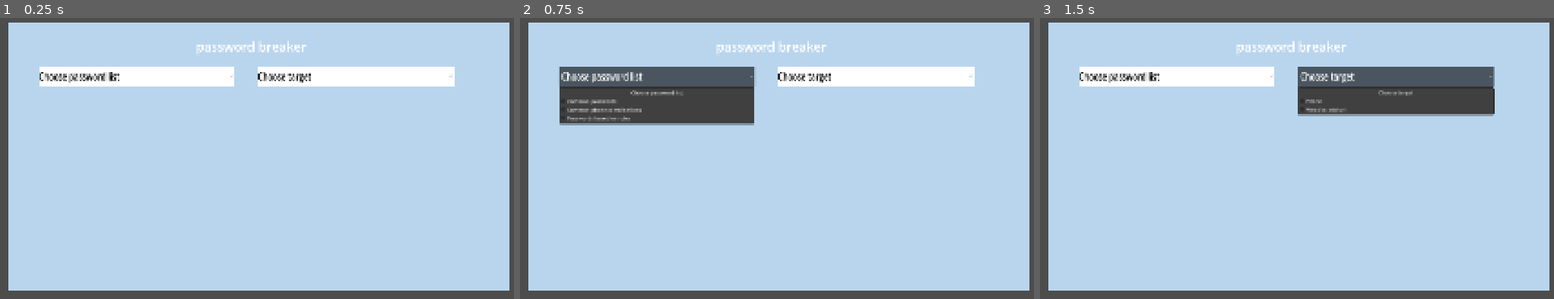
Above: before the commit, frames 1-3 (left to right).
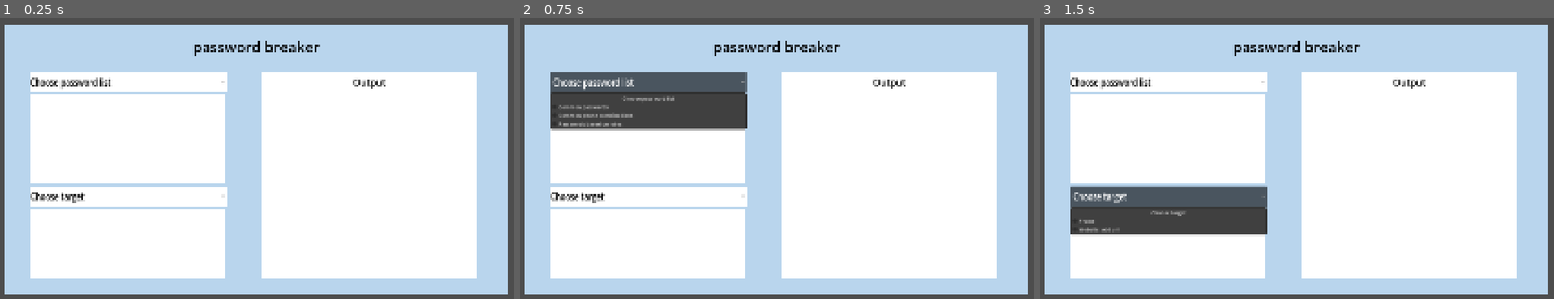
Above: after the commit, the same moments.

Repository: sandre-to/bachelor2026-frontend
Game: Godot game, scene res://assets/tools/password_breaker/web_exploit.tscn
Two runs of this game, one before a commit and one after it. Both use one fixed random seed, a clock stepped at 60 frames per second and the inputs below. This scene is started directly instead of the project's main scene.
Inputs:
- Up to frame 1 (0.25 s): no input
- Up to frame 2 (0.75 s): click "Choose password list" at 0.5 s
- Up to frame 3 (1.5 s): click "Choose target" at 1.25 s

The runs differ from the first frame. In frame 1, 60% of the frame differs, in the area x 0-100%, y 1-99%; in frame 2, 57%; in frame 3, 62%.

Commit message:
la til passord eksempler

Diff:
--- /dev/null
+++ b/assets/tools/password_breaker/web_exploit.gd
@@ -0,0 +1,24 @@
+extends Tool
+class_name WebExploit
+
+@onready var list: Panel = $Panel/List
+@onready var passwords: RichTextLabel = %Passwords
+
+func _ready() -> void:
+	pass
+
+func _load_password_list(path: String) -> void:
+	var file = FileAccess.open(path, FileAccess.READ)
+	var content = file.get_as_text()
+	passwords.text = content
+
+func _on_password_list_menu_item_selected(index: int) -> void:
+	match index:
+		1:
+			_load_password_list("res://assets/tools/password_breaker/liste1test.txt")
+		2:
+			_load_password_list("res://assets/tools/password_breaker/liste3.txt")
+		3:
+			_load_password_list("res://assets/tools/password_breaker/liste2.txt")
+		_:
+			list.show()
--- a/assets/tools/password_breaker/web_exploit.tscn
+++ b/assets/tools/password_breaker/web_exploit.tscn
@@ -1,4 +1,6 @@
 [gd_scene format=3 uid="uid://f4vf50j17767"]
+
+[ext_resource type="Script" uid="uid://cq2sao1pklmri" path="res://assets/tools/password_breaker/web_exploit.gd" id="1_egofj"]
 
 [sub_resource type="StyleBoxFlat" id="StyleBoxFlat_a1jsy"]
 bg_color = Color(0.7254, 0.83452, 0.93, 1)
@@ -12,6 +14,19 @@
 [sub_resource type="StyleBoxFlat" id="StyleBoxFlat_524in"]
 bg_color = Color(0.8463, 0.8919517, 0.91, 1)
 
+[sub_resource type="StyleBoxFlat" id="StyleBoxFlat_iqg5b"]
+bg_color = Color(1, 1, 1, 1)
+
+[sub_resource type="LabelSettings" id="LabelSettings_cjvjx"]
+font_size = 30
+font_color = Color(0, 0, 0, 1)
+
+[sub_resource type="StyleBoxFlat" id="StyleBoxFlat_cjvjx"]
+bg_color = Color(1, 1, 1, 1)
+
+[sub_resource type="StyleBoxFlat" id="StyleBoxFlat_u3kj1"]
+bg_color = Color(1, 1, 1, 1)
+
 [node name="WebExploit" type="Control" unique_id=375065791]
 layout_mode = 3
 anchors_preset = 15
@@ -19,18 +34,7 @@
 anchor_bottom = 1.0
 grow_horizontal = 2
 grow_vertical = 2
-
-[node name="Label" type="Label" parent="." unique_id=1627396649]
-z_index = 10
-layout_mode = 0
-offset_left = 770.0
-offset_top = 156.0
-offset_right = 1118.0
-offset_bottom = 211.0
-theme_override_font_sizes/font_size = 40
-text = "password breaker"
-horizontal_alignment = 1
-vertical_alignment = 1
+script = ExtResource("1_egofj")
 
 [node name="Panel" type="Panel" parent="." unique_id=606082374]
 layout_mode = 1
@@ -39,20 +43,37 @@
 anchor_top = 0.5
 anchor_right = 0.5
 anchor_bottom = 0.5
-offset_left = -782.0
-offset_top = -432.0
-offset_right = 799.5
-offset_bottom = 415.5
+offset_left = -790.75
+offset_top = -423.75
+offset_right = 790.75
+offset_bottom = 423.75
 grow_horizontal = 2
 grow_vertical = 2
 theme_override_styles/panel = SubResource("StyleBoxFlat_a1jsy")
 
+[node name="Label" type="Label" parent="Panel" unique_id=1627396649]
+z_index = 10
+layout_mode = 1
+anchors_preset = 5
+anchor_left = 0.5
+anchor_right = 0.5
+offset_left = -200.0
+offset_top = 35.75
+offset_right = 200.0
+offset_bottom = 99.75
+grow_horizontal = 2
+theme_override_colors/font_color = Color(0, 0, 0, 1)
+theme_override_font_sizes/font_size = 46
+text = "password breaker"
+horizontal_alignment = 1
+vertical_alignment = 1
+
 [node name="PasswordListMenu" type="OptionButton" parent="Panel" unique_id=32878919]
 layout_mode = 0
-offset_left = 96.0
-offset_top = 138.0
-offset_right = 715.0
-offset_bottom = 191.22578
+offset_left = 78.0
+offset_top = 148.0
+offset_right = 697.0
+offset_bottom = 201.22578
 scale = Vector2(1, 1.2400006)
 theme_override_colors/font_color = Color(0, 0, 0, 1)
 theme_override_font_sizes/font_size = 25
@@ -63,6 +84,7 @@
 item_count = 4
 popup/item_0/text = "Choose password list"
 popup/item_0/id = 0
+popup/item_0/disabled = true
 popup/item_0/separator = true
 popup/item_1/text = "Common passwords"
 popup/item_1/id = 1
@@ -73,10 +95,10 @@
 
 [node name="TargetMenu" type="OptionButton" parent="Panel" unique_id=1592762748]
 layout_mode = 0
-offset_left = 787.0
-offset_top = 138.0
-offset_right = 1406.0
-offset_bottom = 191.2258
+offset_left = 78.75
+offset_top = 507.75
+offset_right = 697.75
+offset_bottom = 560.9758
 scale = Vector2(1, 1.2400006)
 theme_override_colors/font_color = Color(0, 0, 0, 1)
 theme_override_font_sizes/font_size = 25
@@ -92,3 +114,60 @@
 popup/item_1/id = 1
 popup/item_2/text = "Website: add url"
 popup/item_2/id = 2
+
+[node name="Panel" type="Panel" parent="Panel" unique_id=528310982]
+layout_mode = 0
+offset_left = 806.0
+offset_top = 148.0
+offset_right = 1489.0
+offset_bottom = 799.0
+theme_override_styles/panel = SubResource("StyleBoxFlat_iqg5b")
+
+[node name="Label" type="Label" parent="Panel/Panel" unique_id=1913492037]
+layout_mode = 1
+anchors_preset = 5
+anchor_left = 0.5
+anchor_right = 0.5
+offset_left = -52.0
+offset_top = 10.75
+offset_right = 52.0
+offset_bottom = 52.75
+grow_horizontal = 2
+text = "Output"
+label_settings = SubResource("LabelSettings_cjvjx")
+
+[node name="List" type="Panel" parent="Panel" unique_id=190887273]
+layout_mode = 0
+offset_left = 78.75
+offset_top = 219.75
+offset_right = 695.75
+offset_bottom = 499.75
+theme_override_styles/panel = SubResource("StyleBoxFlat_cjvjx")
+
+[node name="Passwords" type="RichTextLabel" parent="Panel/List" unique_id=833692863]
+unique_name_in_owner = true
+layout_mode = 1
+anchors_preset = 15
+anchor_right = 1.0
+anchor_bottom = 1.0
+grow_horizontal = 2
+grow_vertical = 2
+theme_override_colors/default_color = Color(0, 0, 0, 1)
+
+[node name="Target" type="Panel" parent="Panel" unique_id=2000781385]
+layout_mode = 0
+offset_left = 78.75
+offset_top = 579.75
+offset_right = 694.75
+offset_bottom = 795.75
+theme_override_styles/panel = SubResource("StyleBoxFlat_u3kj1")
+
+[node name="RichTextLabel" type="RichTextLabel" parent="Panel/Target" unique_id=227904371]
+layout_mode = 1
+anchors_preset = 15
+anchor_right = 1.0
+anchor_bottom = 1.0
+grow_horizontal = 2
+grow_vertical = 2
+
+[connection signal="item_selected" from="Panel/PasswordListMenu" to="." method="_on_password_list_menu_item_selected"]
--- a/project.godot
+++ b/project.godot
@@ -17,7 +17,6 @@
 config/name="CTF Project"
 run/main_scene="uid://bxrsa5in13360"
 config/features=PackedStringArray("4.6", "GL Compatibility")
-config/icon="res://icon.svg"
 
 [autoload]
 
Not shown, added: assets/tools/password_breaker/liste1test.txt
Not shown, added: assets/tools/password_breaker/liste2.txt
Not shown, added: assets/tools/password_breaker/liste3.txt
Not shown, added: assets/tools/password_breaker/web_exploit.gd.uid
